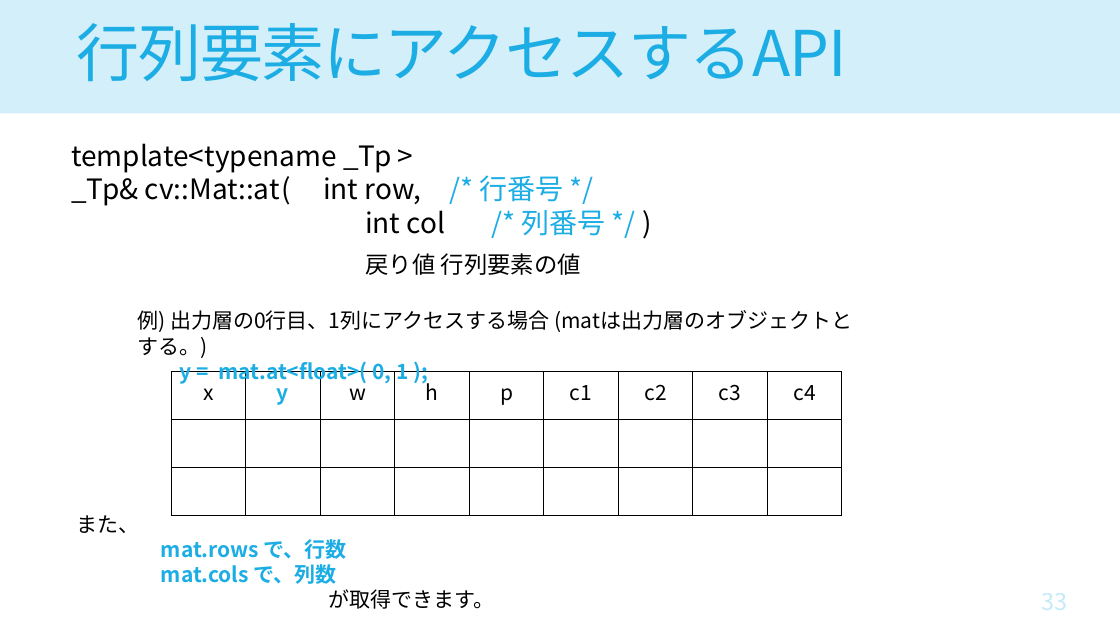
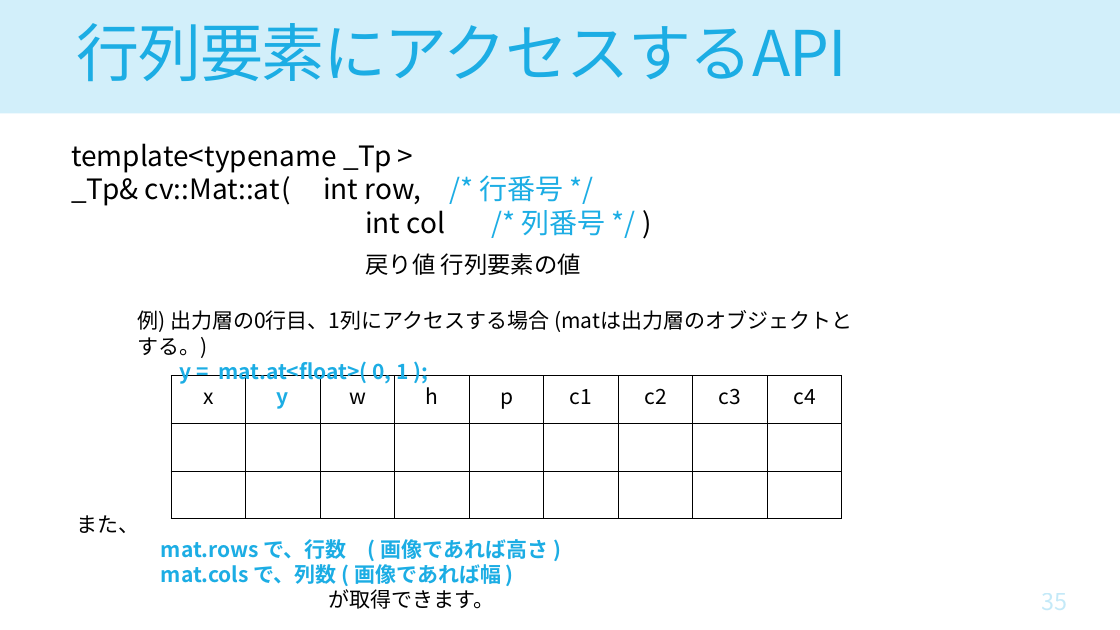
Before and after one commit to houkiboshiComet/Object-Detector-Hands-On, a slide deck: slide 35 of doc/CV_DNN_Hands-On2.pptx (slide 33 before the commit). Drawn at 1120x630 pixels with LibreOffice and Linux fonts; fonts in the diff are those of the drawing. Boxes give left, top, right and bottom in pixels: in the first picture for what was removed or moved away, otherwise in the second. Text is boxed around its words. In the diff, an @@ line names an element or a change of style, - is before the commit and + after.

```diff
--- a/doc/CV_DNN_Hands-On2.pptx
+++ b/doc/CV_DNN_Hands-On2.pptx
@@ table moved from (x1=171, y1=372, x2=844, y2=515) to (x1=171, y1=376, x2=844, y2=518) @@
@@ text at (x1=161, y1=539, x2=549, y2=584): text changed @@
-mat.rows で、行数
-mat.cols で、列数
+mat.rows で、行数 ( 画像であれば高さ )
+mat.cols で、列数 ( 画像であれば幅 )
```
Also in this commit, not shown: 6 other slides changed, 10 slides added, 30 slides removed, 2 other files.
